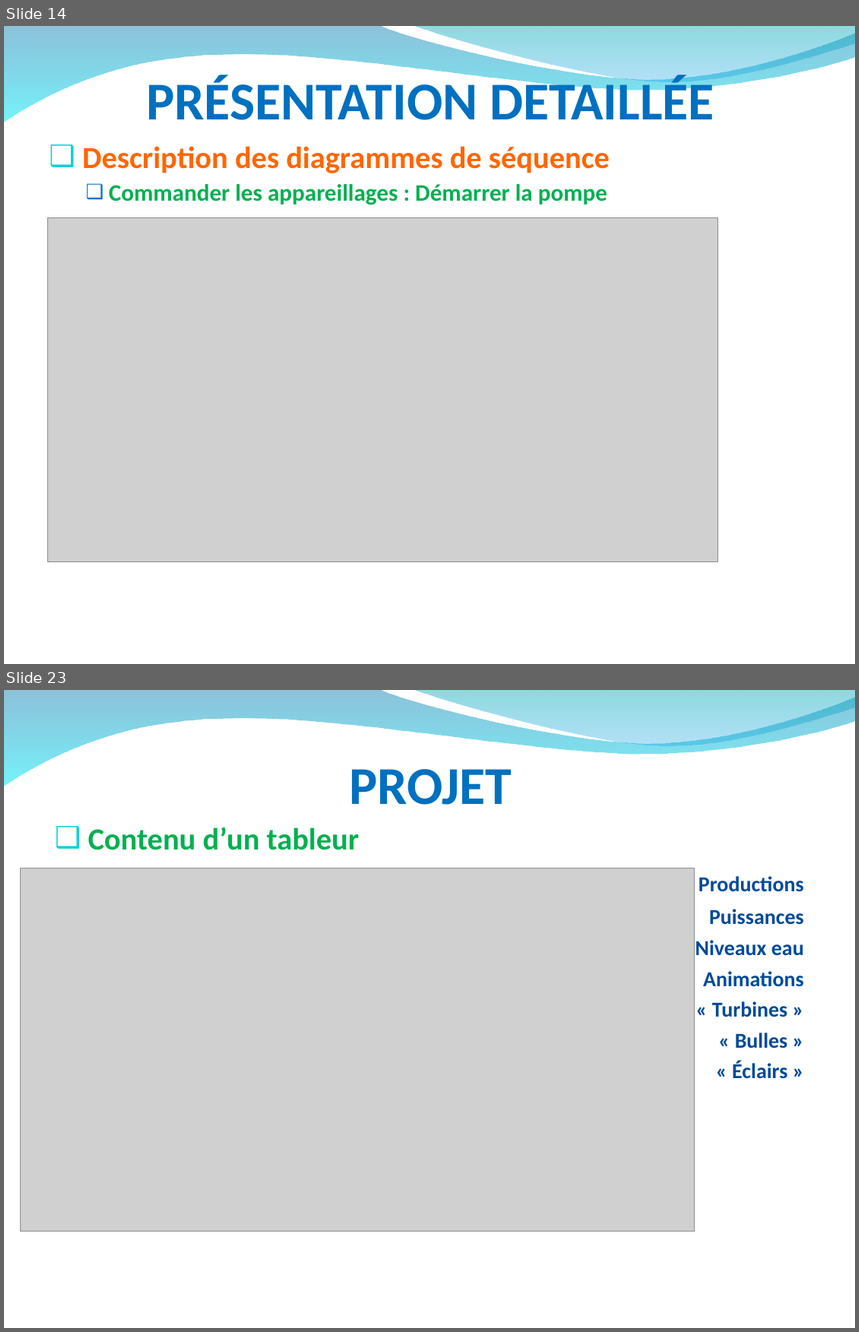
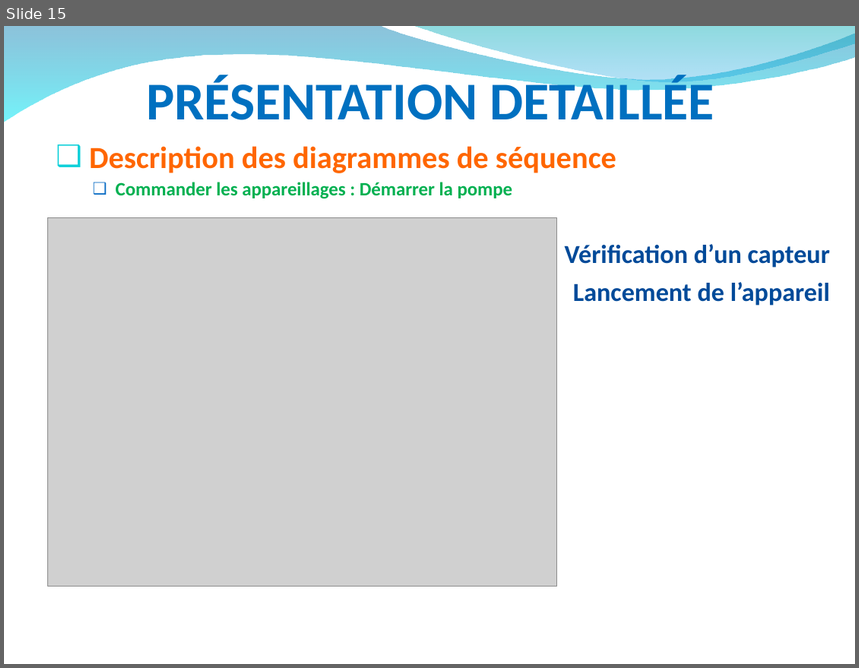
Before and after one commit to hardware/AscenseurPoissons, a slide deck: DOSSIERS A RENDRE/RevueAnalysePPT.ppt. Shown one above the other, each under a label of ours: slides 14 and 23 before the commit, slide 15 after it; the slides between them are not shown. The pictures are 859x1332 and 859x668 pixels, drawn with LibreOffice and Linux fonts; fonts in the diff are those of the drawing; grey boxes stand for pictures; background and template pictures are left out. Boxes give left, top, right and bottom in pixels: in the first picture for what was removed or moved away, otherwise in the second. Text is boxed around its words. In the diff, an @@ line names an element or a change of style, - is before the commit and + after.

```diff
--- a/DOSSIERS A RENDRE/RevueAnalysePPT.ppt
+++ b/DOSSIERS A RENDRE/RevueAnalysePPT.ppt
@@ slide 23 removed at [4, 690, 855, 1328], background picture (left out); not listed: 2 template elements that a slide beside it also shows @@
@@ title removed at [349, 769, 512, 805] @@
-PROJET
@@ text removed at [88, 827, 804, 1079] @@
-❑ Contenu d’un tableur
-Productions
-Puissances
-Niveaux eau
-Animations
-« Turbines »
-« Bulles »
-« Éclairs »
@@ picture removed at [21, 869, 694, 1232] @@
@@ what was slide 14 is now slide 15 @@
@@ slide 15 changed as well @@
@@ text "Description des diagrammes de séquence": place and size @@
-text "Description des diagrammes de séquence" at [82, 146, 610, 205]
+text "Description des diagrammes de séquence" at [89, 146, 830, 306]
@@ text at [116, 182, 513, 199]: size 20 to 16 pt in "Commander les appareillages : Démarrer la pompe"; less space between paragraphs @@
@@ picture: place and size @@
-picture at [47, 218, 718, 561]
+picture at [47, 218, 557, 586]
@@ text at [565, 244, 830, 306]: paragraphs added @@
+Vérification d’un capteur
+Lancement de l’appareil
```
Also in this commit, not shown: 8 other slides changed, 10 slides added, 12 other slides removed.
